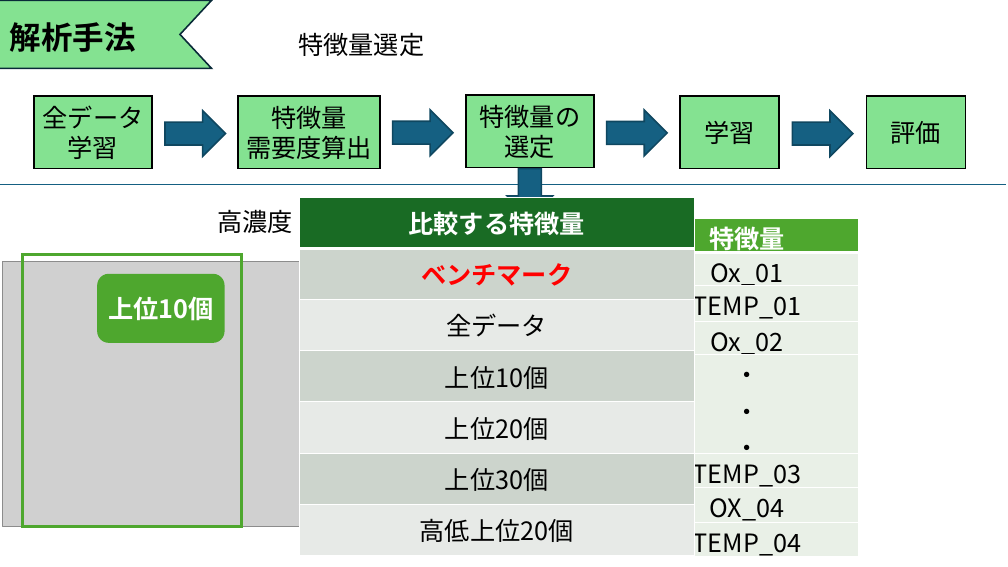
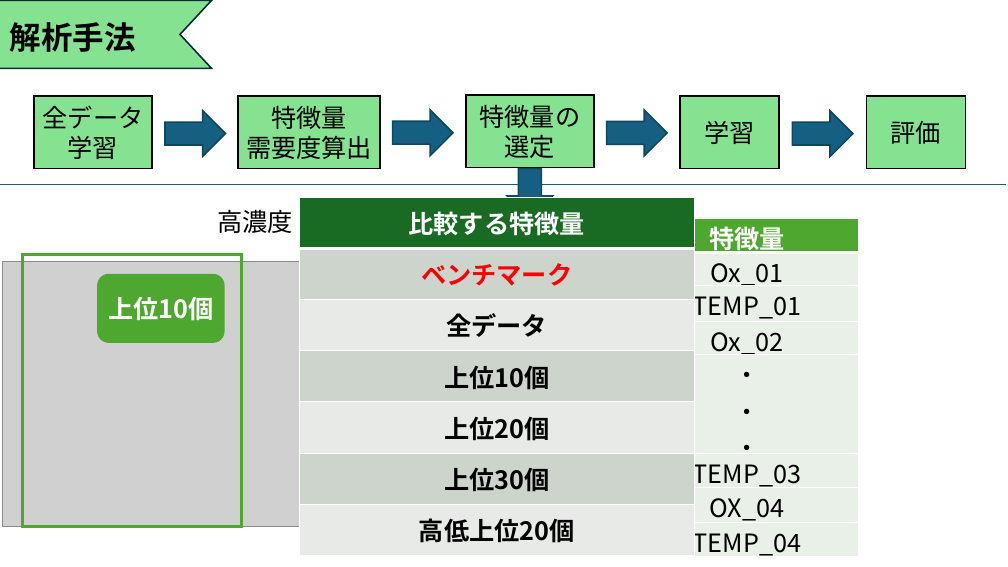
Before and after one commit to Tatsuki0623/lab, a slide deck: slide 10 of out_data/21T7-008.pptx. Drawn at 1008x567 pixels with LibreOffice and Linux fonts; fonts in the diff are those of the drawing; grey boxes stand for pictures. Boxes give left, top, right and bottom in pixels: in the first picture for what was removed or moved away, otherwise in the second. Text is boxed around its words. In the diff, an @@ line names an element or a change of style, - is before the commit and + after.

```diff
--- a/out_data/21T7-008.pptx
+++ b/out_data/21T7-008.pptx
@@ text removed at [298, 32, 424, 56] @@
-特徴量選定
@@ table at [299, 197, 695, 556] @@
@@ bold on in "全データ", "上位10個", "上位20個", "上位30個" and 1 more places @@
```
Also in this commit, not shown: 9 other slides changed, 2 slides added, 7 slides removed.
